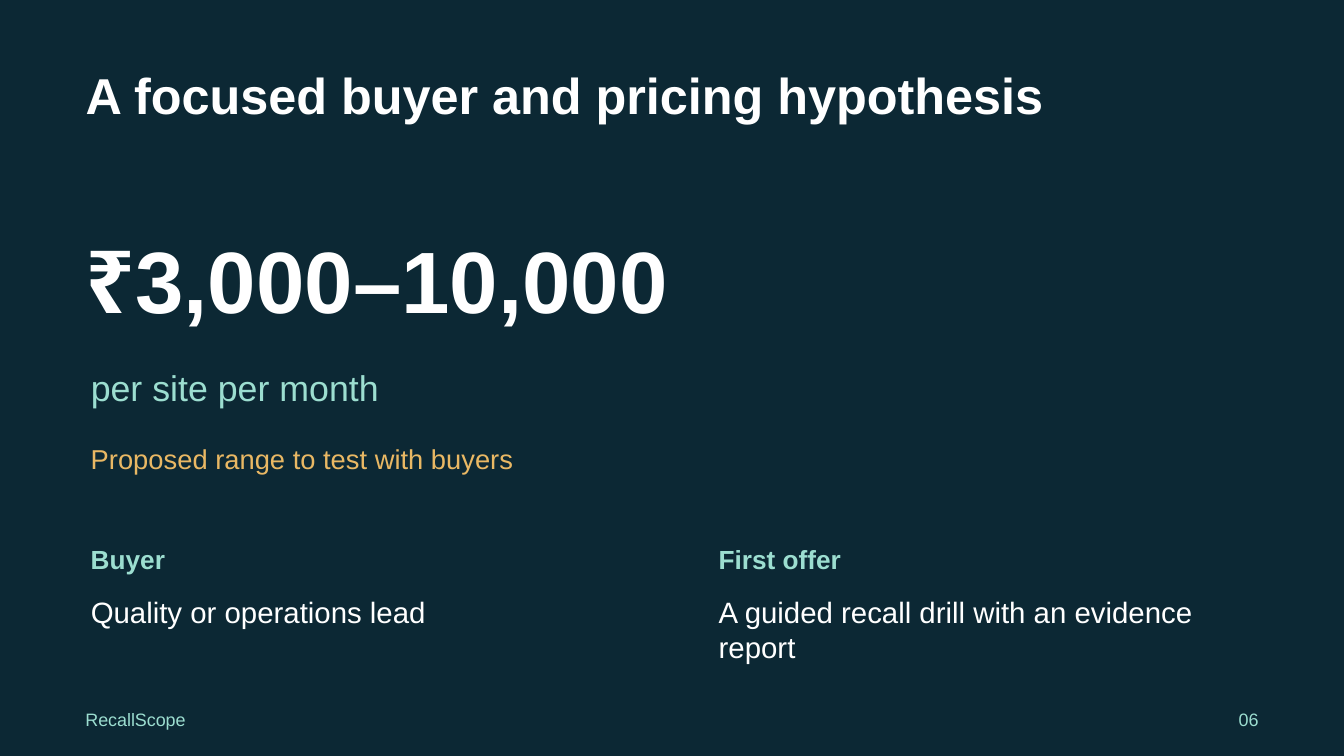
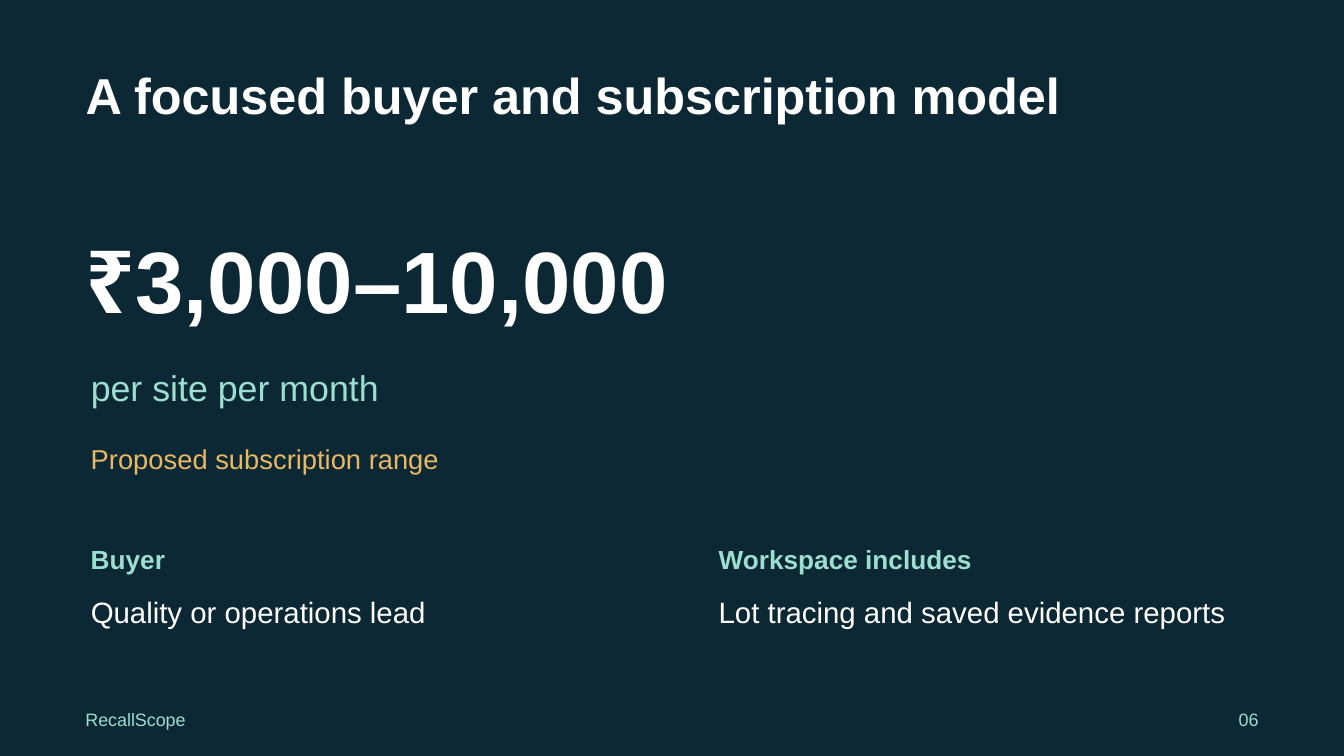
Before and after one commit to HackIndiaXYZ/ai-first-startup-hackathon-build-a-startup-using-ai-only-console, a slide deck: slide 6 of docs/RecallScope-Pitch.pptx. Drawn at 1344x756 pixels with LibreOffice and Linux fonts; fonts in the diff are those of the drawing. Boxes give left, top, right and bottom in pixels: in the first picture for what was removed or moved away, otherwise in the second. Text is boxed around its words. In the diff, an @@ line names an element or a change of style, - is before the commit and + after.

Commit message:
Present a complete RecallScope showcase with connected evidence

```diff
--- a/docs/RecallScope-Pitch.pptx
+++ b/docs/RecallScope-Pitch.pptx
@@ text at [86, 77, 1060, 124]: text changed @@
-A focused buyer and pricing hypothesis
+A focused buyer and subscription model
@@ text at [91, 449, 439, 473]: text changed @@
-Proposed range to test with buyers
+Proposed subscription range
@@ text at [719, 550, 971, 575]: text changed @@
-First offer
+Workspace includes
@@ text at [719, 601, 1225, 629]: text changed @@
-A guided recall drill with an evidence report
+Lot tracing and saved evidence reports
```
Also in this commit, not shown: 4 other slides changed, 2 slides added, 2 slides removed, 23 other files.
